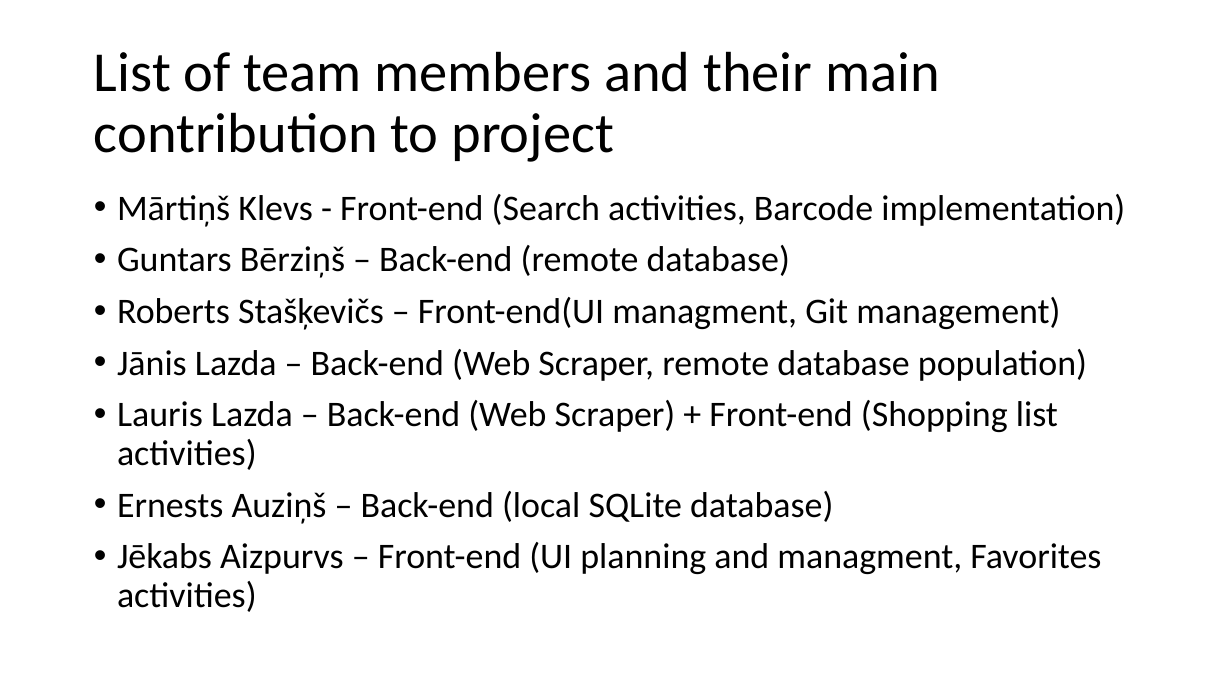
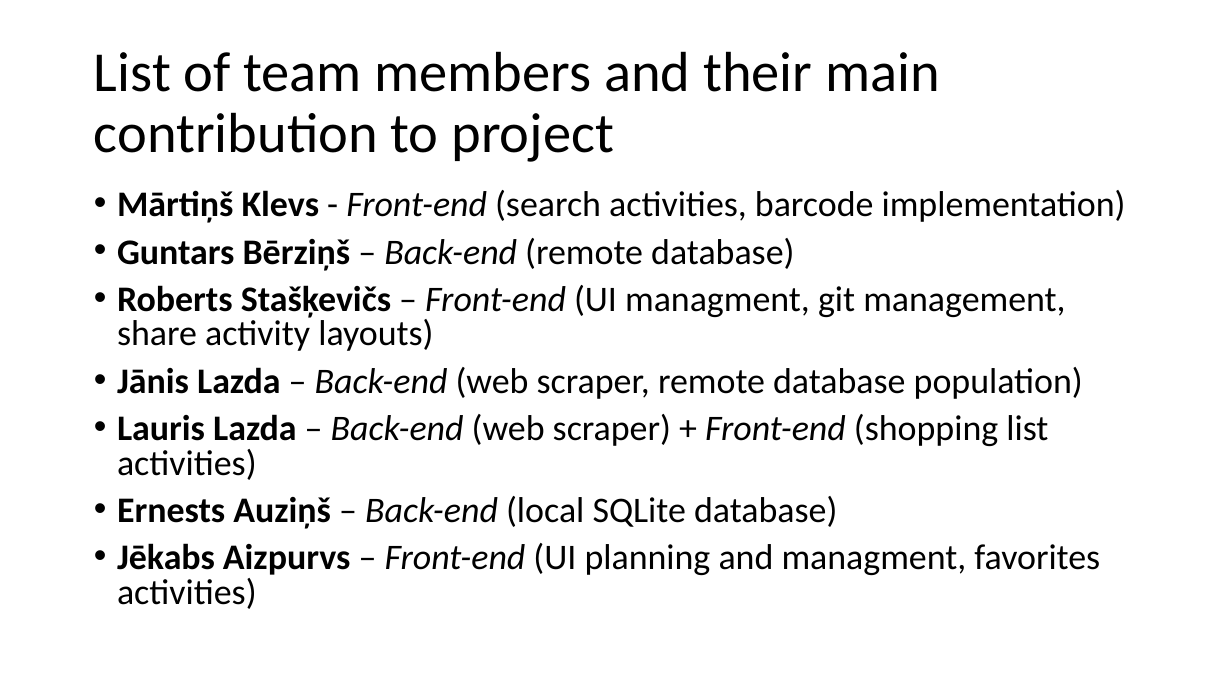
Before and after one commit to bricht/piens-un-maize, a slide deck: slide 8 of presentation/MilknBread.pptx (slide 9 before the commit). Drawn at 1232x693 pixels with LibreOffice and Linux fonts; fonts in the diff are those of the drawing. Boxes give left, top, right and bottom in pixels: in the first picture for what was removed or moved away, otherwise in the second. Text is boxed around its words. In the diff, an @@ line names an element or a change of style, - is before the commit and + after.

```diff
--- a/presentation/MilknBread.pptx
+++ b/presentation/MilknBread.pptx
@@ text at (x1=117, y1=190, x2=1126, y2=223): text changed @@
-• Mārtiņš Klevs - Front-end (Search activities, Barcode implementation)
+• Mārtiņš Klevs - Front-end (search activities, barcode implementation)
@@ text at (x1=117, y1=238, x2=837, y2=529): bold on in "Guntars Bērziņš", "Ernests Auziņš"; italic on in "Back-end", "Back-end"; line spacing 0.9 to 0.8 @@
@@ text at (x1=117, y1=285, x2=1083, y2=480): text changed @@
-• Roberts Stašķevičs – Front-end(UI managment, Git management)
-• Jānis Lazda – Back-end (Web Scraper, remote database population)
-• Lauris Lazda – Back-end (Web Scraper) + Front-end (Shopping list activities)
+• Roberts Stašķevičs – Front-end (UI managment, git management, share activity layouts)
+• Jānis Lazda – Back-end (web scraper, remote database population)
+• Lauris Lazda – Back-end (web scraper) + Front-end (shopping list activities)
@@ text at (x1=117, y1=543, x2=1100, y2=609): text changed @@
-• Jēkabs Aizpurvs – Front-end (UI planning and managment, Favorites activities)
+• Jēkabs Aizpurvs – Front-end (UI planning and managment, favorites activities)
```
Also in this commit, not shown: 5 other slides changed, 1 slide added, 1 slide removed, 9 other files.
